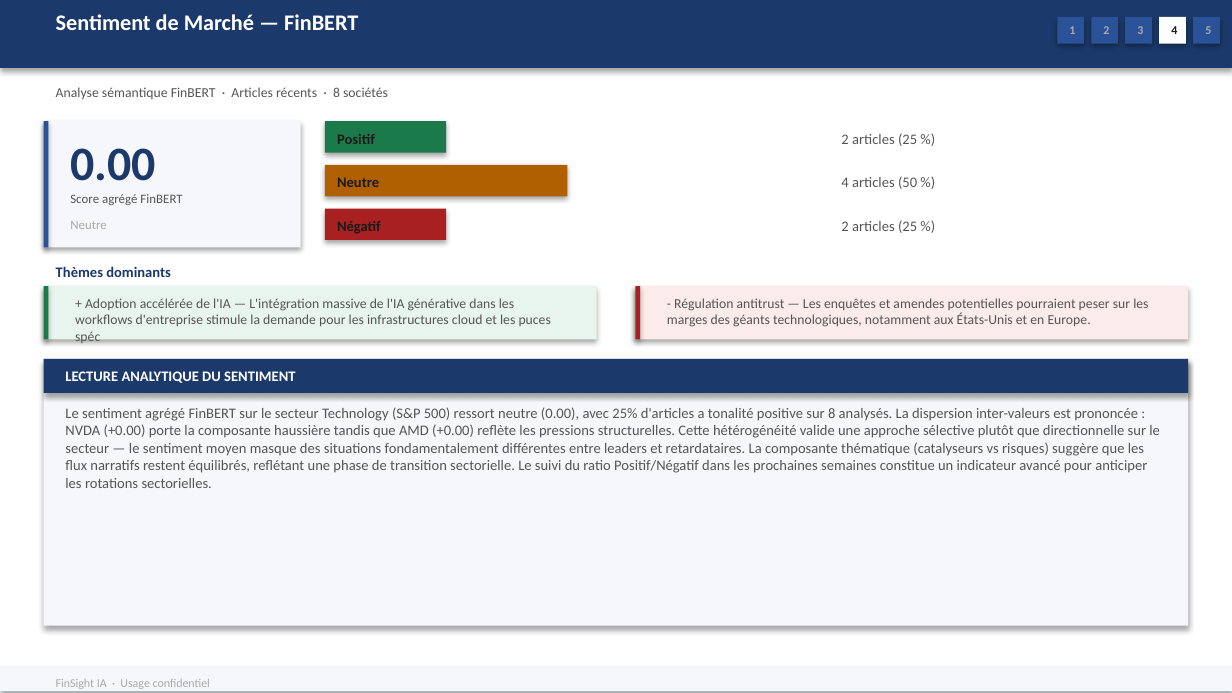
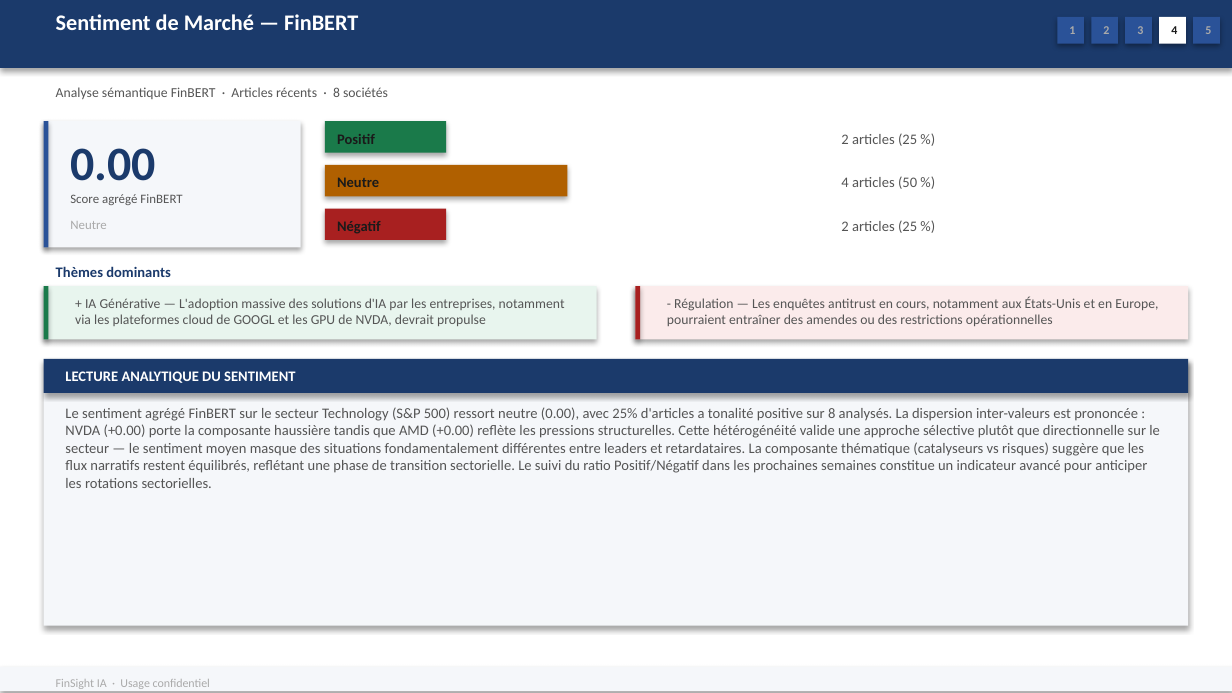
Before and after one commit to baptistejeh07-art/finsight-ia, a slide deck: slide 18 of preview/secteur_Technology_S&P_500/secteur_Technology_S&P_500.pptx. Drawn at 1232x693 pixels with LibreOffice and Linux fonts; fonts in the diff are those of the drawing. Boxes give left, top, right and bottom in pixels: in the first picture for what was removed or moved away, otherwise in the second. Text is boxed around its words. In the diff, an @@ line names an element or a change of style, - is before the commit and + after.

```diff
--- a/preview/secteur_Technology_S&P_500/secteur_Technology_S&P_500.pptx
+++ b/preview/secteur_Technology_S&P_500/secteur_Technology_S&P_500.pptx
@@ text at bbox=[75, 298, 565, 326]: text changed @@
-+ Adoption accélérée de l'IA — L'intégration massive de l'IA générative dans les workflows d'entreprise stimule la demande pour les infrastructures cloud et les puces spéc
++ IA Générative — L'adoption massive des solutions d'IA par les entreprises, notamment via les plateformes cloud de GOOGL et les GPU de NVDA, devrait propulse
@@ text at bbox=[667, 296, 1158, 326]: text changed @@
-- Régulation antitrust — Les enquêtes et amendes potentielles pourraient peser sur les marges des géants technologiques, notamment aux États-Unis et en Europe.
+- Régulation — Les enquêtes antitrust en cours, notamment aux États-Unis et en Europe, pourraient entraîner des amendes ou des restrictions opérationnelles
```
Also in this commit, not shown: 5 other slides changed, 2 other files.
